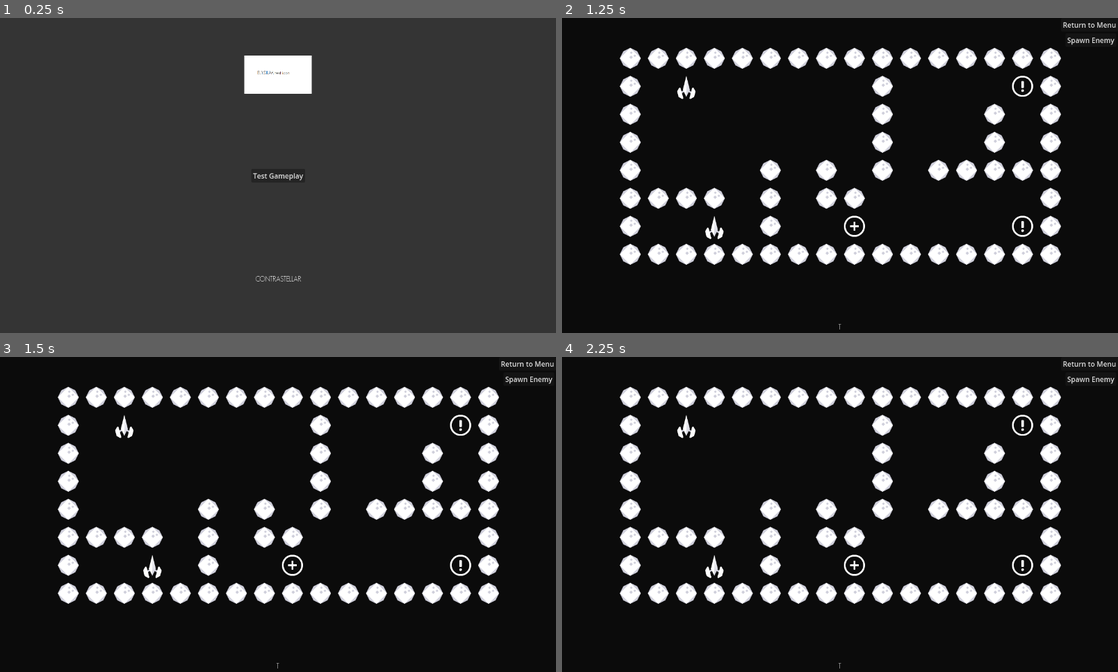
Above: before the commit, frames 1-4 (two rows, left to right).
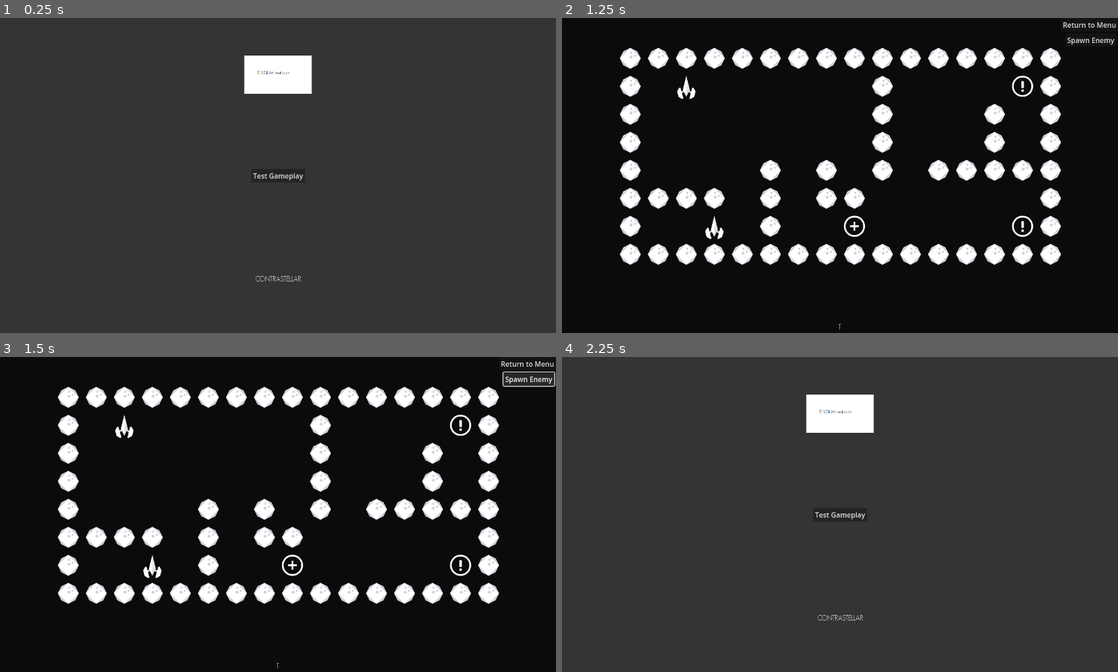
Above: after the commit, the same moments.

Repository: contrastellar/project-elysium
Game: Godot game, scene res://core/managers/scenemanager/scene_manager.tscn
Two runs of this game, one before a commit and one after it. Both use one fixed random seed, a clock stepped at 60 frames per second and the inputs below.
Inputs:
- Up to frame 1 (0.25 s): no input
- Up to frame 2 (1.25 s): click "Test Gameplay" at 0.5 s
- Up to frame 3 (1.5 s): click "Spawn Enemy" at 1.25 s
- Up to frame 4 (2.25 s): click "Return to Menu" at 2 s

Frames 1-2 are identical in both runs. In frame 3, less than 0.1% of the frame differs, in the area x 90-100%, y 4-10%; in frame 4, 99%, in the area x 0-100%, y 0-100%.

Commit message:
Can move back and forth from menu

Diff:
--- a/assets/base_stage/base_stage.gd
+++ b/assets/base_stage/base_stage.gd
@@ -1,9 +1,15 @@
 extends Node
 class_name BaseStage
 
+var scene_manager: SceneManager
+var game_manager: GameManager
+
 # Called when the node enters the scene tree for the first time.
 func _ready() -> void:
-	pass # Replace with function body.
+	assert(get_parent() is GameManager)
+	game_manager = get_parent()
+	assert(game_manager.get_parent() is SceneManager)
+	scene_manager = game_manager.get_parent()
 
 
 # Called every frame. 'delta' is the elapsed time since the previous frame.
--- a/assets/test_stage/test_stage.tscn
+++ b/assets/test_stage/test_stage.tscn
@@ -33,6 +33,7 @@
 [node name="Background" type="ColorRect" parent="."]
 offset_right = 1270.0
 offset_bottom = 720.0
+mouse_filter = 2
 color = Color(0.0430392, 0.0430392, 0.0430391, 1)
 
 [node name="Stage_ID" type="Label" parent="."]
--- a/core/managers/game_manager/game_manager.gd
+++ b/core/managers/game_manager/game_manager.gd
@@ -145,3 +145,11 @@
 
 func spawn_enemy(spawn_id: int, obj_target: int) -> void:
 	pass
+
+
+func _on_spawn_enemy_pressed() -> void:
+	pass # Replace with function body.
+
+
+func _on_return_to_menu_pressed() -> void:
+	scene_manager.return_to_menu()
--- a/core/managers/game_manager/game_manager.tscn
+++ b/core/managers/game_manager/game_manager.tscn
@@ -6,7 +6,7 @@
 script = ExtResource("1_u4886")
 
 [node name="SpawnEnemy" type="Button" parent="."]
-z_index = 99
+z_index = 1
 anchors_preset = 1
 anchor_left = 1.0
 anchor_right = 1.0
@@ -18,7 +18,7 @@
 text = "Spawn Enemy"
 
 [node name="ReturnToMenu" type="Button" parent="."]
-z_index = 99
+z_index = 1
 anchors_preset = 1
 anchor_left = 1.0
 anchor_right = 1.0
@@ -26,3 +26,6 @@
 offset_bottom = 31.0
 grow_horizontal = 0
 text = "Return to Menu"
+
+[connection signal="pressed" from="SpawnEnemy" to="." method="_on_spawn_enemy_pressed"]
+[connection signal="pressed" from="ReturnToMenu" to="." method="_on_return_to_menu_pressed"]
--- a/core/managers/scenemanager/scene_manager.gd
+++ b/core/managers/scenemanager/scene_manager.gd
@@ -19,9 +19,14 @@
 	pass
 
 
+func return_to_menu() -> void:
+	change_scene(first_scene.instantiate())
+
+
 func set_current_scene(node: Node) -> void:
 	_current_node = node
 	pass
+
 
 func change_scene(scene: Node) -> void:
 	remove_child(_current_node)
@@ -30,8 +35,8 @@
 
 	add_child(scene)
 	set_current_scene(scene)
-	_game_manager = scene
 	return
 
+
 func load_test_scene() -> void:
-	_game_manager.prepare_game("res://assets/test_stage/test_stage.json")
+	_current_node.prepare_game("res://assets/test_stage/test_stage.json")
